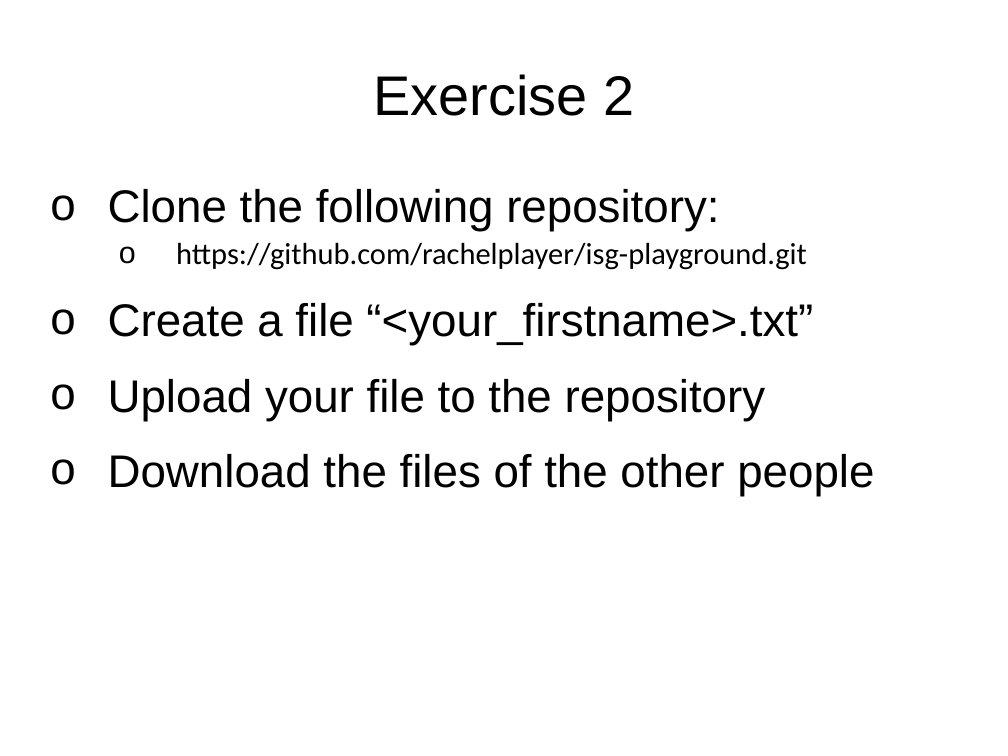
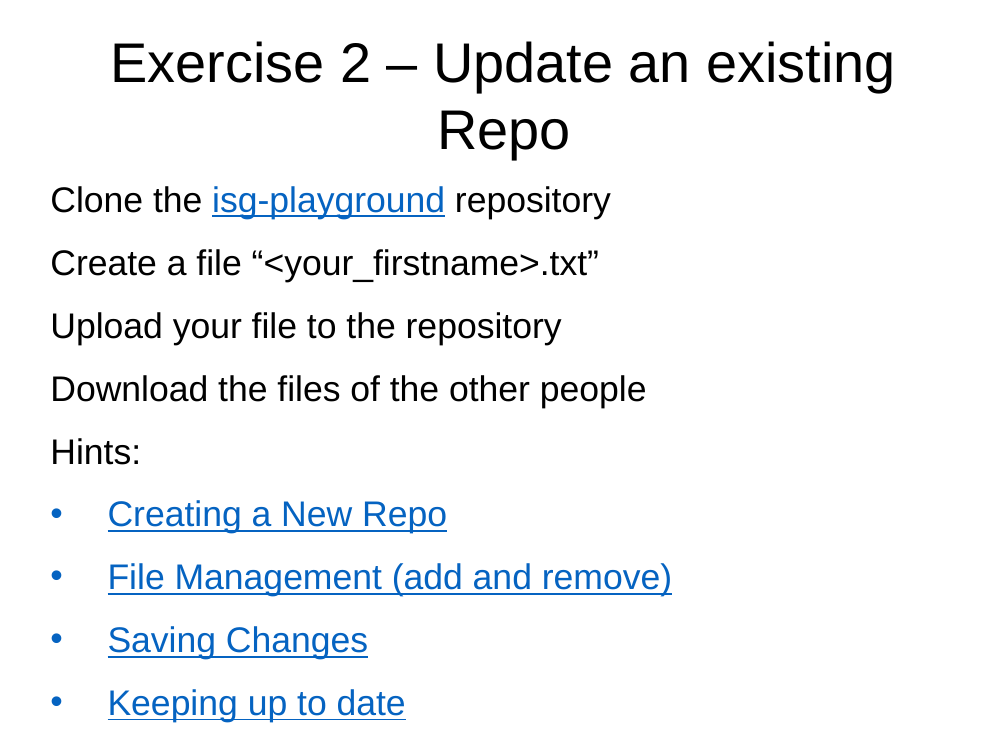
Before and after one commit to rachelplayer/isg-playground, a slide deck: slide 24 of git_workshop.pptx (slide 27 before the commit). Drawn at 1008x756 pixels with LibreOffice and Linux fonts; fonts in the diff are those of the drawing. Boxes give left, top, right and bottom in pixels: in the first picture for what was removed or moved away, otherwise in the second. Text is boxed around its words. In the diff, an @@ line names an element or a change of style, - is before the commit and + after.

Commit message:
update slides

```diff
--- a/git_workshop.pptx
+++ b/git_workshop.pptx
@@ title at <box>111,41,896,159</box>: text changed @@
-Exercise 2
+Exercise 2 – Update an existing Repo
@@ text at <box>50,186,611,219</box>: text changed; size 24 to 28 pt; font Calibri to Arial @@
-o Clone the following repository:
-  o https://github.com/rachelplayer/isg-playground.git
+Clone the isg-playground repository
@@ text at <box>50,249,647,408</box>: size 36 to 28 pt in "Create a file “<your_firstname>.txt”", "Upload your file to the repository", "Download the files of the other people"; bullet o to none @@
@@ text at <box>50,438,672,722</box>: paragraphs added @@
+Hints:
+• Creating a New Repo
+• File Management (add and remove)
+• Saving Changes
+• Keeping up to date
```
Also in this commit, not shown: 5 other slides changed, 33 slides added, 52 slides removed.
